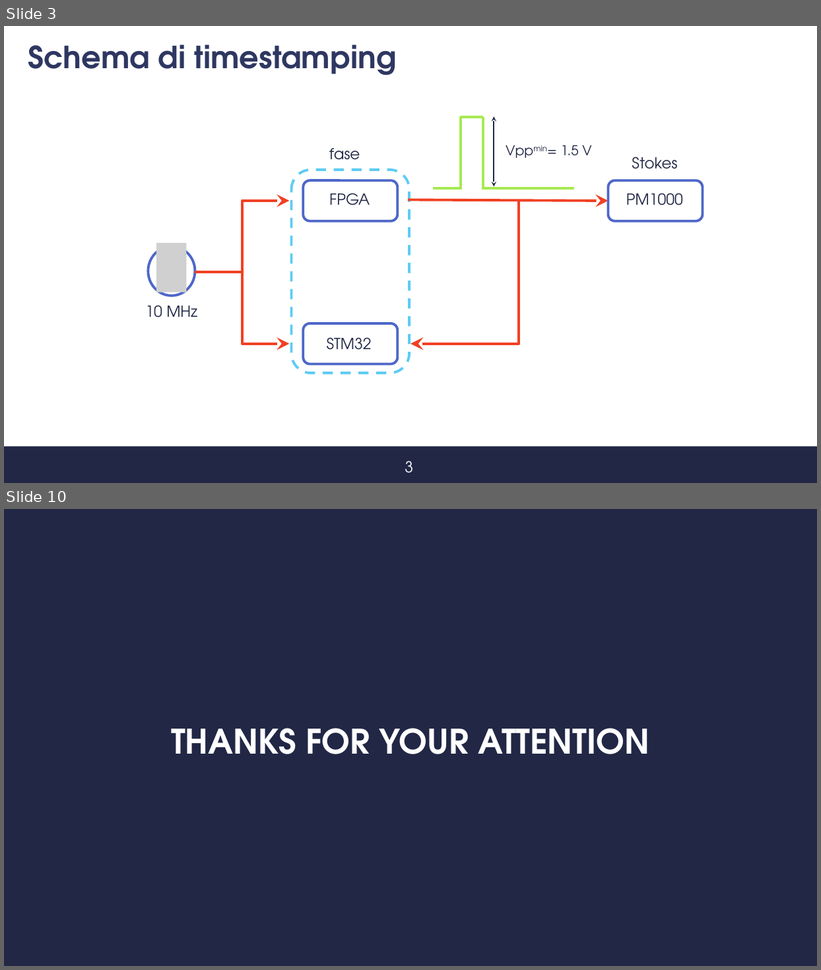
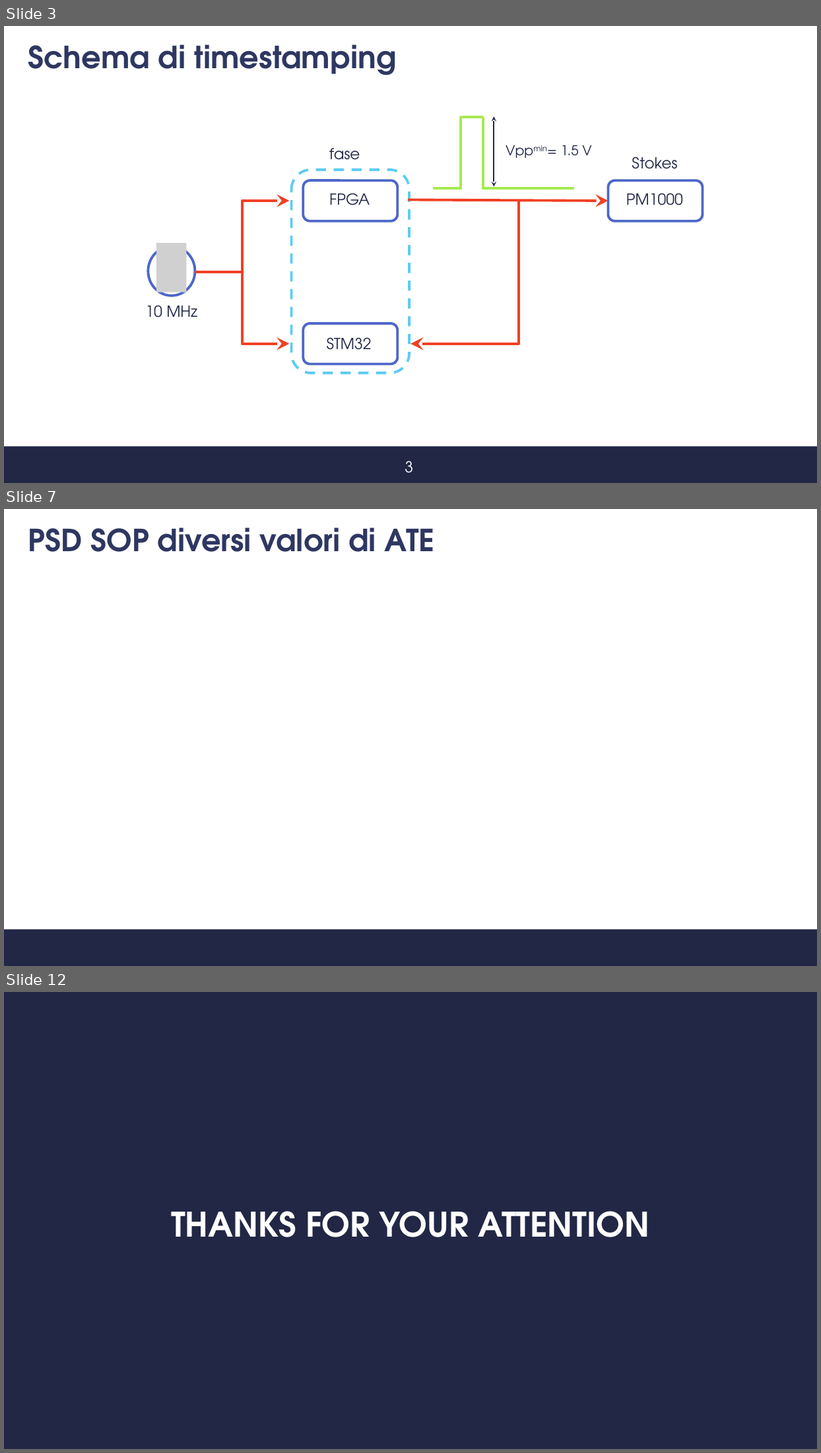
Before and after one commit to s347960/Presentazione, a slide deck: Presentazione_07_09.pptx. Shown one above the other, each under a label of ours: slides 3 and 10 before the commit, slides 3, 7 and 12 after it; the slides between them are not shown. The pictures are 821x970 and 821x1453 pixels, drawn with LibreOffice and Linux fonts; fonts in the diff are those of the drawing; grey boxes stand for pictures; background and template pictures are left out. Boxes give left, top, right and bottom in pixels: in the first picture for what was removed or moved away, otherwise in the second. Text is boxed around its words. In the diff, an @@ line names an element or a change of style, - is before the commit and + after.

```diff
--- a/Presentazione_07_09.pptx
+++ b/Presentazione_07_09.pptx
@@ slide 7 added at [4,509,817,966], background #FFFFFF; not listed: 1 template element that a slide beside it also shows @@
@@ title added at [28,527,435,552], 36 pt, text #2E3761, bold @@
+PSD SOP diversi valori di ATE
@@ what was slide 10 is now slide 12 @@
```
Also in this commit, not shown: 7 other slides added, 6 slides removed, 1 other file.
